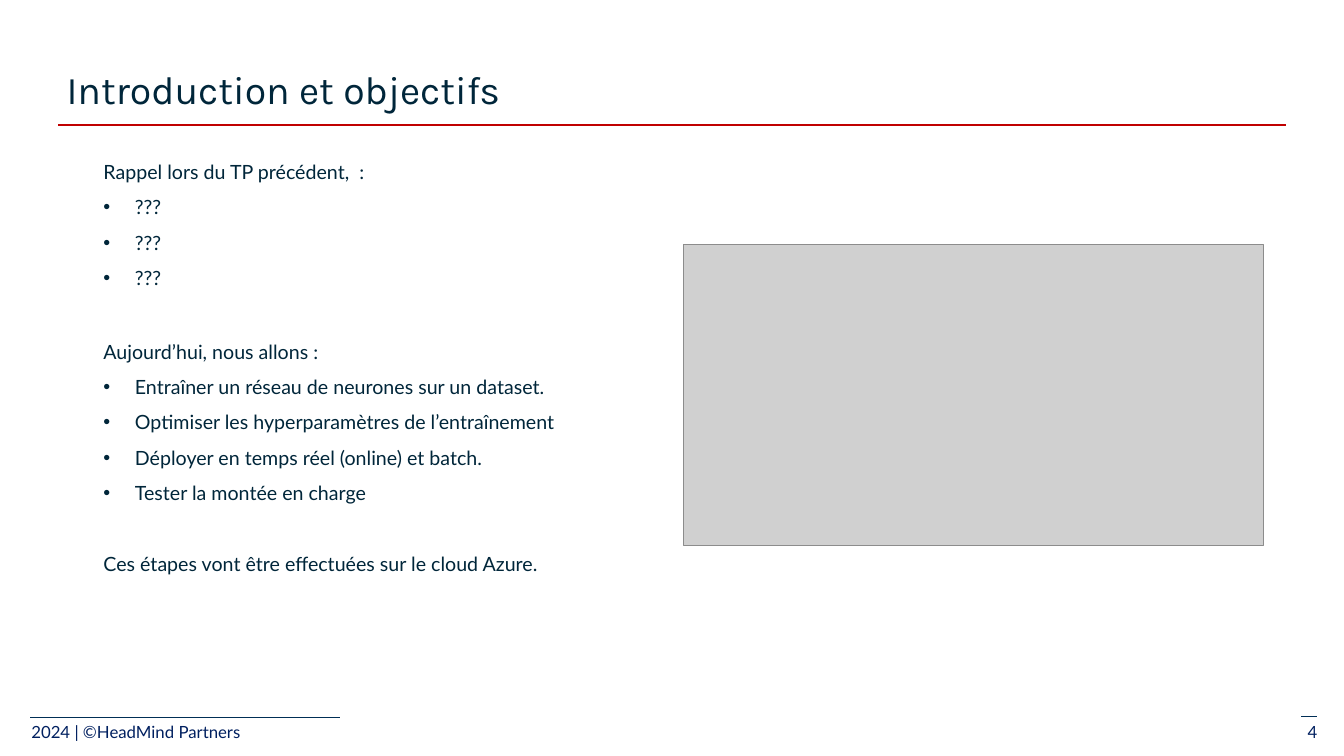
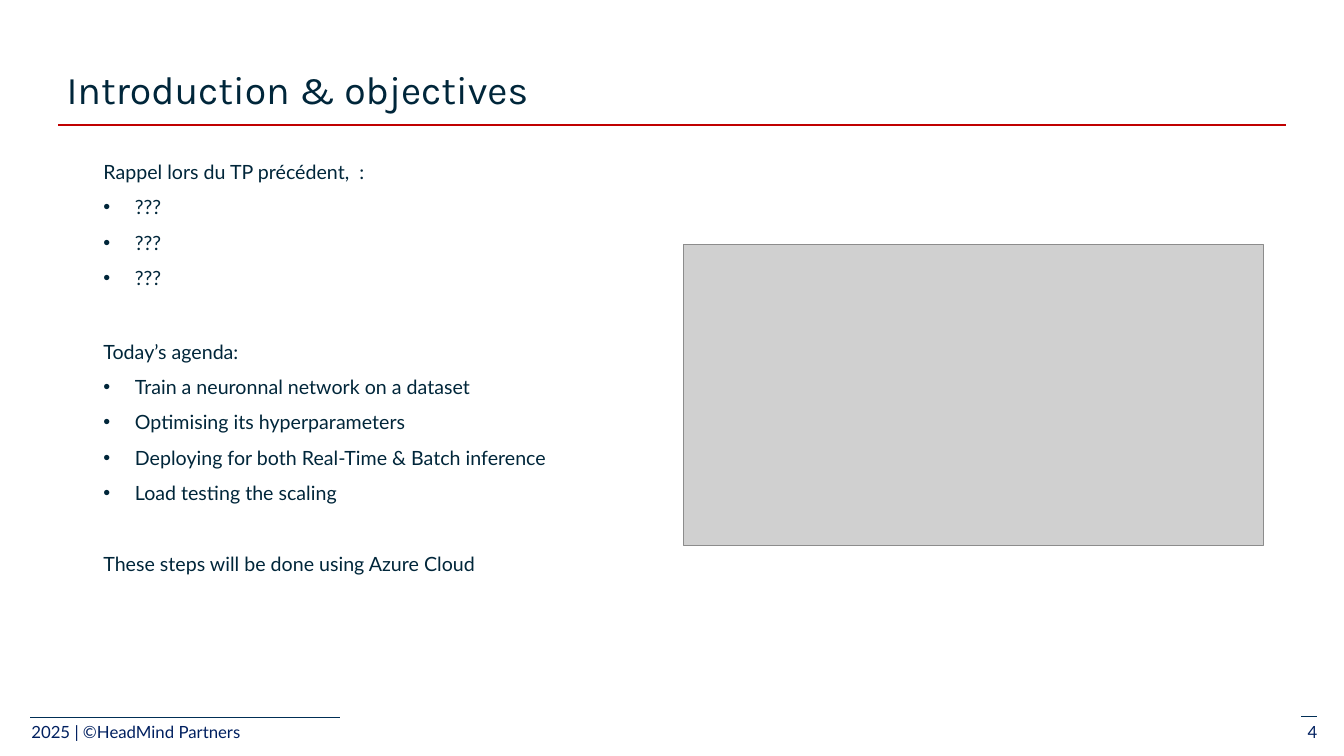
Before and after one commit to plpv/mlops-azure-course, a slide deck: slide 4 of slides/2_deploy-model_azure/2-Train and deploy ML models.pptx. Drawn at 1344x756 pixels with LibreOffice and Linux fonts; fonts in the diff are those of the drawing; grey boxes stand for pictures. Boxes give left, top, right and bottom in pixels: in the first picture for what was removed or moved away, otherwise in the second. Text is boxed around its words. In the diff, an @@ line names an element or a change of style, - is before the commit and + after.

```diff
--- a/slides/2_deploy-model_azure/2-Train and deploy ML models.pptx
+++ b/slides/2_deploy-model_azure/2-Train and deploy ML models.pptx
@@ title at bbox=[67, 77, 528, 114]: text changed @@
-Introduction et objectifs
+Introduction & objectives
@@ text at bbox=[103, 344, 546, 575]: text changed @@
-Aujourd’hui, nous allons :
-• Entraîner un réseau de neurones sur un dataset.
-• Optimiser les hyperparamètres de l’entraînement
-• Déployer en temps réel (online) et batch.
-• Tester la montée en charge
-Ces étapes vont être effectuées sur le cloud Azure.
+Today’s agenda:
+• Train a neuronnal network on a dataset
+• Optimising its hyperparameters
+• Deploying for both Real-Time & Batch inference
+• Load testing the scaling
+These steps will be done using Azure Cloud
@@ text at bbox=[31, 725, 241, 738]: text changed @@
-2024 | ©HeadMind Partners
+2025 | ©HeadMind Partners
```
Also in this commit, not shown: 13 other slides changed, 1 slide added, 1 slide removed.
